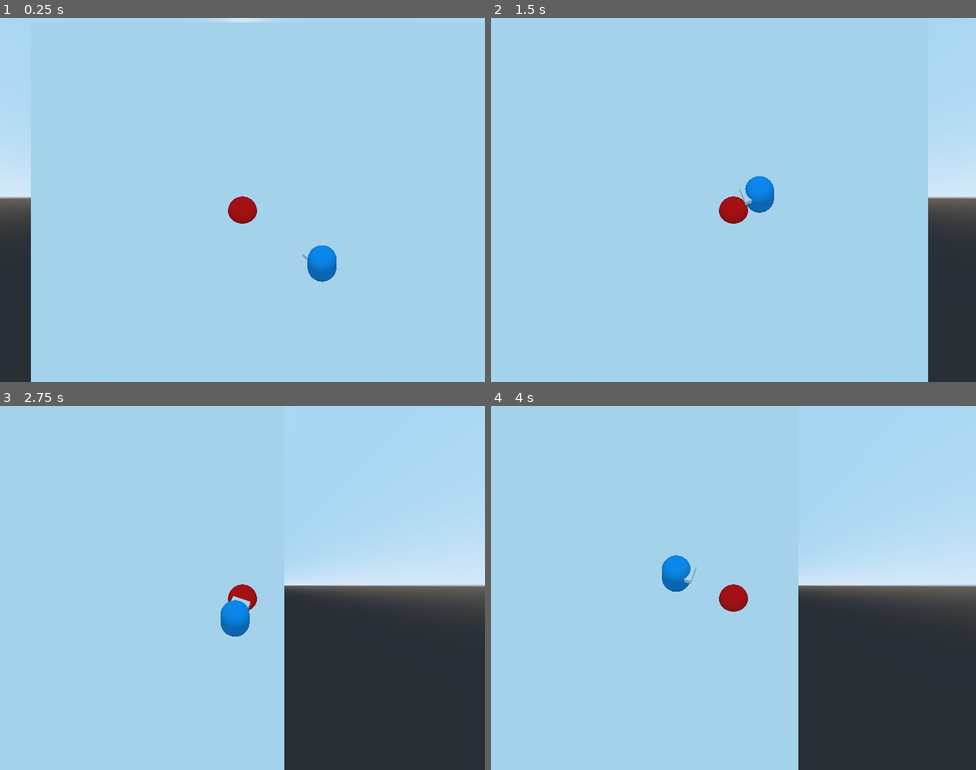
Above: before the commit, frames 1-4 (two rows, left to right).
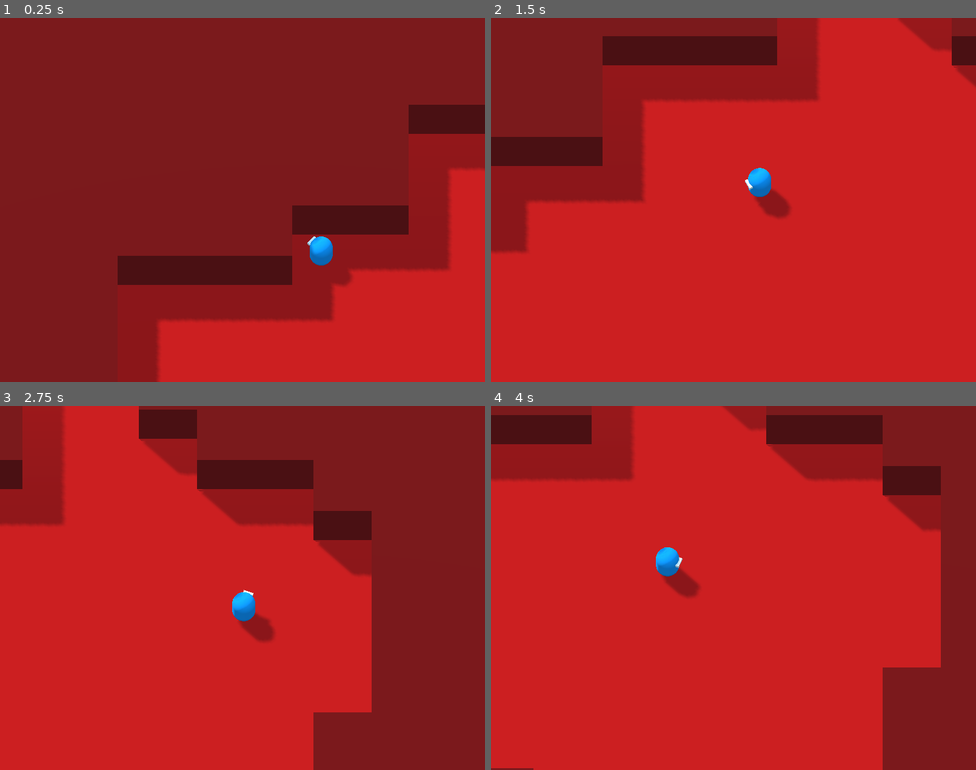
Above: after the commit, the same moments.

Repository: magnanix-dev/GoGodotGameJam3
Game: Godot game, scene res://assets/scenes/development/Testing.tscn
Two runs of this game, one before a commit and one after it. Both use one fixed random seed, a clock stepped at 60 frames per second and the inputs below.
Inputs (mouse positions are in pixels of both pictures, inside the frame that each line leads up to):
- Up to frame 1 (0.25 s): no input
- Up to frame 2 (1.5 s): tap Enter (ui_accept) at 0.5, 0.77, 1.07 s; move the mouse to (840, 181) at 0.52 s; hold D (move_right) 0.53-1.25 s; tap Q at 0.6 s; click (840, 181) at 0.67 s; tap E at 0.8 s; drag from (636, 218) to (709, 272) at 1.27 s
- Up to frame 3 (2.75 s): move the mouse to (291, 507) at 2.02 s; hold D (move_right) from 2.03 s (still down); hold Enter (ui_accept) from 2.03 s (still down); click (291, 507) at 2.17 s; tap Q at 2.3 s
- Up to frame 4 (4 s): release D (move_right) at 2.75 s; release Enter (ui_accept) at 2.75 s; drag from (709, 660) to (588, 533) at 2.77 s; move the mouse to (879, 642) at 3.52 s; hold A (move_left) from 3.53 s (still down); hold Enter (ui_accept) from 3.53 s (still down); tap Q at 3.6 s; click (879, 642) at 3.67 s

The runs differ from the first frame. In frame 1, 100% of the frame differs, in the area x 0-100%, y 0-100%; in frame 2, 100%; in frame 3, 100%; in frame 4, 100%.

Commit message:
Altered and cleaned various scripts and their locations. Set up the Zone Resources so that I can generate different zones using settings. Player spawning into Generated worlds/dungeons working and colliding well.

Diff:
--- a/assets/scenes/development/Testing.tscn
+++ b/assets/scenes/development/Testing.tscn
@@ -1,14 +1,15 @@
-[gd_scene load_steps=3 format=2]
+[gd_scene load_steps=4 format=2]
 
-[ext_resource path="res://assets/scenes/player/Player.tscn" type="PackedScene" id=1]
+[ext_resource path="res://assets/scripts/world/Zone.gd" type="Script" id=1]
+[ext_resource path="res://assets/scripts/world/zones/Zone1.tres" type="Resource" id=2]
+[ext_resource path="res://assets/scenes/world/Generator.tscn" type="PackedScene" id=3]
 
-[sub_resource type="CubeMesh" id=1]
+[node name="Test Zone" type="Spatial"]
+script = ExtResource( 1 )
+settings = ExtResource( 2 )
 
-[node name="Testing" type="Spatial"]
+[node name="Dynamic" type="Node" parent="."]
 
-[node name="Ground" type="MeshInstance" parent="."]
-transform = Transform( 10, 0, 0, 0, 0.1, 0, 0, 0, 10, 0, -0.1, 0 )
-mesh = SubResource( 1 )
-material/0 = null
+[node name="Static" type="Node" parent="."]
 
-[node name="Player" parent="." instance=ExtResource( 1 )]
+[node name="Generator" parent="Static" instance=ExtResource( 3 )]
--- a/assets/scenes/player/Player.tscn
+++ b/assets/scenes/player/Player.tscn
@@ -3,18 +3,23 @@
 [ext_resource path="res://assets/scripts/player/StateMachine.gd" type="Script" id=1]
 [ext_resource path="res://assets/scripts/player/Move.gd" type="Script" id=2]
 [ext_resource path="res://assets/scripts/player/Idle.gd" type="Script" id=3]
-[ext_resource path="res://assets/scenes/world/CameraPivot.gd" type="Script" id=4]
+[ext_resource path="res://assets/scripts/world/CameraPivot.gd" type="Script" id=4]
 [ext_resource path="res://assets/scripts/player/Stagger.gd" type="Script" id=5]
 [ext_resource path="res://assets/scripts/player/Death.gd" type="Script" id=6]
 
 [sub_resource type="CapsuleMesh" id=1]
+radius = 0.2
+mid_height = 0.2
 
 [sub_resource type="SpatialMaterial" id=3]
 albedo_color = Color( 0, 0.647059, 1, 1 )
 
 [sub_resource type="CubeMesh" id=4]
+size = Vector3( 0.175, 0.05, 0.1 )
 
 [sub_resource type="CapsuleShape" id=2]
+radius = 0.2
+height = 0.2
 
 [sub_resource type="SphereMesh" id=5]
 
@@ -32,22 +37,21 @@
 albedo_color = Color( 0, 0, 0, 1 )
 
 [node name="Player" type="KinematicBody"]
-transform = Transform( 0.5, 0, 0, 0, 0.5, 0, 0, 0, 0.5, 0, 0, 0 )
 script = ExtResource( 1 )
 
 [node name="Mesh" type="MeshInstance" parent="."]
-transform = Transform( 1, 0, 0, 0, -4.37114e-08, -1, 0, 1, -4.37114e-08, 0, 1.5, 0 )
+transform = Transform( 1, 0, 0, 0, -4.37114e-08, -1, 0, 1, -4.37114e-08, 0, 0.3, 0 )
 mesh = SubResource( 1 )
 material/0 = SubResource( 3 )
 
 [node name="MeshInstance" type="MeshInstance" parent="Mesh"]
-transform = Transform( 0.625, 0, 0, 0, -8.74228e-09, 0.25, 0, -0.2, -1.09278e-08, 0, -1, -0.5 )
+transform = Transform( 1, 0, 0, 0, -4.37114e-08, 1, 0, -1, -4.37114e-08, 0, -0.187816, -0.106417 )
 mesh = SubResource( 4 )
 skeleton = NodePath("../..")
 material/0 = null
 
 [node name="CollisionShape" type="CollisionShape" parent="."]
-transform = Transform( 1, 0, 0, 0, -4.37114e-08, -1, 0, 1, -4.37114e-08, 0, 1.5, 0 )
+transform = Transform( 1, 0, 0, 0, -4.37114e-08, -1, 0, 1, -4.37114e-08, 0, 0.3, 0 )
 shape = SubResource( 2 )
 
 [node name="States" type="Node" parent="."]
@@ -68,12 +72,13 @@
 script = ExtResource( 4 )
 
 [node name="Camera" type="Camera" parent="Pivot"]
-transform = Transform( 1, 0, 0, 0, 0.5, 0.866026, 0, -0.866026, 0.5, 0, 27.5, 15 )
+transform = Transform( 1, 0, 0, 0, 0.5, 0.866026, 0, -0.866026, 0.5, 0, 26, 15 )
 projection = 1
 current = true
-size = 12.5
+size = 6.25
 
 [node name="Source" type="MeshInstance" parent="Pivot"]
+visible = false
 mesh = SubResource( 5 )
 skeleton = NodePath("../..")
 material/0 = SubResource( 6 )
--- a/assets/scenes/world/Freelook.gd
+++ /dev/null
@@ -1,98 +0,0 @@
-class_name Freelook extends Camera
-
-export(float, 0.0, 1.0) var sensitivity = 0.25
-
-# Mouse state
-var _mouse_position = Vector2(0.0, 0.0)
-var _total_pitch = 0.0
-
-# Movement state
-var _direction = Vector3(0.0, 0.0, 0.0)
-var _velocity = Vector3(0.0, 0.0, 0.0)
-var _acceleration = 30
-var _deceleration = -10
-var _vel_multiplier = 100
-
-# Keyboard state
-var _w = false
-var _s = false
-var _a = false
-var _d = false
-var _q = false
-var _e = false
-
-func _input(event):
-	# Receives mouse motion
-	if event is InputEventMouseMotion:
-		_mouse_position = event.relative
-
-	# Receives mouse button input
-	if event is InputEventMouseButton:
-		match event.button_index:
-			BUTTON_RIGHT: # Only allows rotation if right click down
-				Input.set_mouse_mode(Input.MOUSE_MODE_CAPTURED if event.pressed else Input.MOUSE_MODE_VISIBLE)
-			BUTTON_WHEEL_UP: # Increases max velocity
-				_vel_multiplier = clamp(_vel_multiplier * 1.1, 0.2, 20)
-			BUTTON_WHEEL_DOWN: # Decereases max velocity
-				_vel_multiplier = clamp(_vel_multiplier / 1.1, 0.2, 20)
-
-	# Receives key input
-	if event is InputEventKey:
-		match event.scancode:
-			KEY_W:
-				_w = event.pressed
-			KEY_S:
-				_s = event.pressed
-			KEY_A:
-				_a = event.pressed
-			KEY_D:
-				_d = event.pressed
-			KEY_Q:
-				_q = event.pressed
-			KEY_E:
-				_e = event.pressed
-
-# Updates mouselook and movement every frame
-func _process(delta):
-	_update_mouselook()
-	_update_movement(delta)
-
-# Updates camera movement
-func _update_movement(delta):
-	# Computes desired direction from key states
-	_direction = Vector3(_d as float - _a as float,
-						 _e as float - _q as float,
-						 _s as float - _w as float)
-
-	# Computes the change in velocity due to desired direction and "drag"
-	# The "drag" is a constant acceleration on the camera to bring it's velocity to 0
-	var offset = _direction.normalized() * _acceleration * _vel_multiplier * delta \
-		+ _velocity.normalized() * _deceleration * _vel_multiplier * delta
-
-	# Checks if we should bother translating the camera
-	if _direction == Vector3.ZERO and offset.length_squared() > _velocity.length_squared():
-		# Sets the velocity to 0 to prevent jittering due to imperfect deceleration
-		_velocity = Vector3.ZERO
-	else:
-		# Clamps speed to stay within maximum value (_vel_multiplier)
-		_velocity.x = clamp(_velocity.x + offset.x, -_vel_multiplier, _vel_multiplier)
-		_velocity.y = clamp(_velocity.y + offset.y, -_vel_multiplier, _vel_multiplier)
-		_velocity.z = clamp(_velocity.z + offset.z, -_vel_multiplier, _vel_multiplier)
-
-		translate(_velocity * delta)
-
-# Updates mouse look
-func _update_mouselook():
-	# Only rotates mouse if the mouse is captured
-	if Input.get_mouse_mode() == Input.MOUSE_MODE_CAPTURED:
-		_mouse_position *= sensitivity
-		var yaw = _mouse_position.x
-		var pitch = _mouse_position.y
-		_mouse_position = Vector2(0, 0)
-
-		# Prevents looking up/down too far
-		pitch = clamp(pitch, -90 - _total_pitch, 90 - _total_pitch)
-		_total_pitch += pitch
-
-		rotate_y(deg2rad(-yaw))
-		rotate_object_local(Vector3(1,0,0), deg2rad(-pitch))
--- a/assets/scenes/world/Generator.tscn
+++ b/assets/scenes/world/Generator.tscn
@@ -1,7 +1,6 @@
-[gd_scene load_steps=5 format=2]
+[gd_scene load_steps=4 format=2]
 
 [ext_resource path="res://assets/scripts/world/Generator.gd" type="Script" id=1]
-[ext_resource path="res://assets/scenes/world/Freelook.gd" type="Script" id=2]
 [ext_resource path="res://assets/scenes/world/world1.png" type="Texture" id=3]
 
 [sub_resource type="SpatialMaterial" id=1]
@@ -11,22 +10,14 @@
 script = ExtResource( 1 )
 world_material = SubResource( 1 )
 
-[node name="Pivot" type="Spatial" parent="."]
-transform = Transform( 1, 0, 0, 0, 1, 0, 0, 0, 1, 14.5, 0, 0 )
-
-[node name="Camera" type="Camera" parent="Pivot"]
-transform = Transform( 1, 0, 0, 0, 0.5, 0.866026, 0, -0.866026, 0.5, 0, 27.5, 30 )
-projection = 1
-size = 7.5
-script = ExtResource( 2 )
-
-[node name="Mesh" type="Node" parent="."]
-
 [node name="DirectionalLight" type="DirectionalLight" parent="."]
 transform = Transform( -0.707107, 0.5, -0.5, 0, 0.707107, 0.707107, 0.707107, 0.5, -0.5, 0, 16, 0 )
 shadow_enabled = true
+shadow_color = Color( 0.4, 0.4, 0.4, 1 )
 shadow_bias = -0.05
 shadow_contact = 0.05
 directional_shadow_blend_splits = true
 directional_shadow_normal_bias = 0.4
 directional_shadow_depth_range = 1
+
+[node name="Mesh" type="Node" parent="."]
--- a/assets/scripts/world/Generator.gd
+++ b/assets/scripts/world/Generator.gd
@@ -4,7 +4,8 @@
 export var size = Vector2(30, 30)
 export var cell_size = 32
 
-export var pickup_distance = 10
+export var pickups_total = 3
+export var pickups_distance = 10
 
 export var ground_maximum = 110
 export var ground_minimum = 70
@@ -16,6 +17,10 @@
 export var walkers_2x_chance = 0.25
 export var walkers_3x_chance = 0.0
 
+export var enemy_spawn_chance = 0.11
+export var enemy_spawn_minimum = 10
+export var enemy_spawn_distance = 10
+
 export var world_material : SpatialMaterial
 
 enum tile {ground, ceiling, none}
@@ -23,29 +28,32 @@
 var center_point : Vector2
 var spawn_point : Vector2
 var pickup_points : Array
+var enemy_spawn_points : Array
 
 onready var meshes = $Mesh
 
 var generate = true
 
-# Called when the node enters the scene tree for the first time.
 func _ready():
-	#randomize()
 	#VisualServer.set_debug_generate_wireframes(true)
 	#get_viewport().debug_draw = Viewport.DEBUG_DRAW_WIREFRAME
+	randomize()
+
+func initialize():
 	yield(generate_map(), "completed")
 	print("Completed!")
 	find_center_point()
 	find_spawn_point()
 	find_pickup_points()
+	find_enemy_spawn_points()
+	# Sanity Checks:
+	if enemy_spawn_points.size() < enemy_spawn_minimum || pickup_points.size() < pickups_total || not spawn_point || not center_point:
+		initialize()
+		return
 	var build_meshes = build_map()
 	if build_meshes.size():
 		generate_mesh(build_meshes[0], build_meshes[1], build_meshes[2], world_material)
-	#visualize_points()
-
-func _input(event):
-	if event.is_action_pressed("ui_accept"):
-		get_tree().reload_current_scene()
+	yield(get_tree(), "idle_frame")
 
 func generate_map():
 	generate = true
@@ -177,24 +185,38 @@
 func find_pickup_points():
 	var tiles = []
 	var removals = []
-	var final = []
+	var viable_tiles = []
 	for x in range(0, size.x-1):
 		for y in range(0, size.y-1):
 			if grid[x][y] == tile.ground:
 				tiles.append([Vector2(x, y).distance_squared_to(spawn_point), Vector2(x,y)])
-	for n in range(3):
+	for n in range(pickups_total):
 		print("Tiles in pool: ", tiles.size())
 		tiles.sort_custom(self, "sort_by_distance")
 		var tile = tiles.pop_front()
-		final.append(tile[1])
+		viable_tiles.append(tile[1])
 		for t in tiles:
-			if t[1].distance_squared_to(tile[1]) <= pickup_distance:
-				#print(t[1], ", ", tile[1], " : ", t[1].distance_squared_to(tile[1]))
+			if t[1].distance_squared_to(tile[1]) <= pickups_distance:
 				removals.append(t)
 		if removals.size() > 0:
 			for r in removals:
 				tiles.erase(r)
-	pickup_points = final
+	pickup_points = viable_tiles
+
+func find_enemy_spawn_points():
+	var tiles = []
+	var viable_tiles = []
+	for x in range(0, size.x-1):
+		for y in range(0, size.y-1):
+			if grid[x][y] == tile.ground:
+				tiles.append(Vector2(x,y))
+	var iterations = 0
+	while viable_tiles.size() < enemy_spawn_minimum and iterations < 100:
+		for t in tiles:
+			if t.distance_squared_to(spawn_point) >= enemy_spawn_distance and randf() <= enemy_spawn_chance:
+				viable_tiles.append(t)
+		iterations += 1
+	enemy_spawn_points = viable_tiles
 
 func sort_by_distance(a, b):
 	if a[0] > b[0]:
--- /dev/null
+++ b/assets/scripts/world/Zone.gd
@@ -0,0 +1,57 @@
+extends Spatial
+class_name Zone
+
+export (Resource) var settings
+
+onready var _dynamic = $Dynamic
+onready var _static = $Static
+
+onready var generator = $Static/Generator
+
+func _ready():
+	generator.size = settings.size
+	generator.cell_size = settings.cell_size
+
+	generator.pickups_total = settings.pickups_total
+	generator.pickups_distance = settings.pickups_distance
+
+	generator.ground_maximum = settings.ground_maximum
+	generator.ground_minimum = settings.ground_minimum
+
+	generator.walkers_maximum = settings.walkers_maximum
+	generator.walkers_create_chance = settings.walkers_create_chance
+	generator.walkers_delete_chance = settings.walkers_delete_chance
+	generator.walkers_distance = settings.walkers_distance
+	generator.walkers_2x_chance = settings.walkers_2x_chance
+	generator.walkers_3x_chance = settings.walkers_3x_chance
+
+	generator.enemy_spawn_chance = settings.enemy_spawn_chance
+	generator.enemy_spawn_minimum = settings.enemy_spawn_minimum
+	generator.enemy_spawn_distance = settings.enemy_spawn_distance
+
+	generator.world_material = settings.world_material
+
+	yield(generator.initialize(), "completed")
+
+	if settings.player:
+		var _player = settings.player.instance()
+		_player.global_transform.origin = vector2_to_3(generator.spawn_point + Vector2(0.5, 0.5))
+		_dynamic.add_child(_player)
+
+	if settings.pickups:
+		for p in settings.pickups:
+			var _pickup_pos = generator.pickup_points.pop_front()
+			var _pickup = p.instance()
+			_pickup.global_transform.origin = vector2_to_3(_pickup_pos)
+			_dynamic.add_child(_pickup)
+
+	if settings.enemies:
+		var _enemies = settings.enemies.duplicate()
+		for e in generator.enemy_spawn_points:
+			_enemies.shuffle()
+			var _enemy = _enemies[0].instance()
+			_enemy.global_transform.origin = vector2_to_3(e)
+			_dynamic.add_child(_enemy)
+
+func vector2_to_3(vector):
+	return Vector3(vector.x, 0, vector.y)
--- /dev/null
+++ b/assets/scripts/world/ZoneSettings.gd
@@ -0,0 +1,28 @@
+extends Resource
+class_name ZoneSettings
+
+export (PackedScene) var player
+export (Array, PackedScene) var pickups
+export (Array, PackedScene) var enemies
+
+export var size = Vector2(30, 30)
+export var cell_size = 32
+
+export var pickups_total = 3
+export var pickups_distance = 10
+
+export var ground_maximum = 110
+export var ground_minimum = 70
+
+export var walkers_maximum = 5
+export var walkers_create_chance = 0.02
+export var walkers_delete_chance = 0.01
+export var walkers_distance = 5
+export var walkers_2x_chance = 0.25
+export var walkers_3x_chance = 0.0
+
+export var enemy_spawn_chance = 0.11
+export var enemy_spawn_minimum = 10
+export var enemy_spawn_distance = 10
+
+export var world_material : SpatialMaterial
--- /dev/null
+++ b/assets/scripts/world/zones/Zone1.tres
@@ -0,0 +1,30 @@
+[gd_resource type="Resource" load_steps=5 format=2]
+
+[ext_resource path="res://assets/scripts/world/ZoneSettings.gd" type="Script" id=1]
+[ext_resource path="res://assets/scenes/world/world1.png" type="Texture" id=2]
+[ext_resource path="res://assets/scenes/player/Player.tscn" type="PackedScene" id=3]
+
+[sub_resource type="SpatialMaterial" id=1]
+albedo_texture = ExtResource( 2 )
+
+[resource]
+script = ExtResource( 1 )
+player = ExtResource( 3 )
+pickups = [  ]
+enemies = [  ]
+size = Vector2( 30, 30 )
+cell_size = 32
+pickups_total = 3
+pickups_distance = 10
+ground_maximum = 110
+ground_minimum = 70
+walkers_maximum = 5
+walkers_create_chance = 0.02
+walkers_delete_chance = 0.01
+walkers_distance = 5
+walkers_2x_chance = 0.25
+walkers_3x_chance = 0.0
+enemy_spawn_chance = 0.11
+enemy_spawn_minimum = 10
+enemy_spawn_distance = 10
+world_material = SubResource( 1 )
--- a/project.godot
+++ b/project.godot
@@ -9,11 +9,6 @@
 config_version=4
 
 _global_script_classes=[ {
-"base": "Camera",
-"class": "Freelook",
-"language": "GDScript",
-"path": "res://assets/scenes/world/Freelook.gd"
-}, {
 "base": "Spatial",
 "class": "Generator",
 "language": "GDScript",
@@ -23,11 +18,22 @@
 "class": "Walker",
 "language": "GDScript",
 "path": "res://assets/scripts/world/Walker.gd"
+}, {
+"base": "Spatial",
+"class": "Zone",
+"language": "GDScript",
+"path": "res://assets/scripts/world/Zone.gd"
+}, {
+"base": "Resource",
+"class": "ZoneSettings",
+"language": "GDScript",
+"path": "res://assets/scripts/world/ZoneSettings.gd"
 } ]
 _global_script_class_icons={
-"Freelook": "",
 "Generator": "",
-"Walker": ""
+"Walker": "",
+"Zone": "",
+"ZoneSettings": ""
 }
 
 [application]
Renamed: assets/scenes/world/CameraPivot.gd -> assets/scripts/world/CameraPivot.gd
